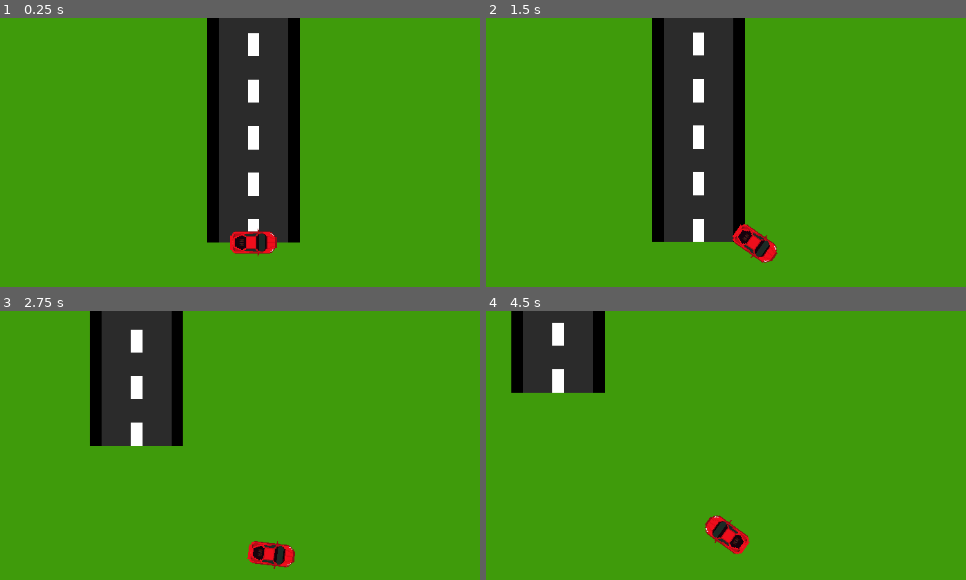
Above: before the commit, frames 1-4 (two rows, left to right).
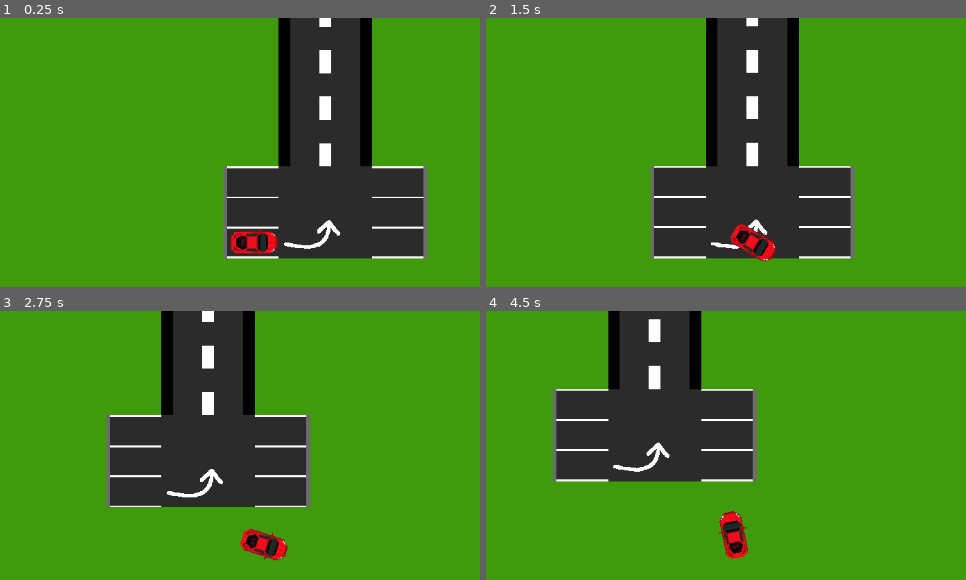
Above: after the commit, the same moments.

Repository: vindognz/RickAstleyDriving
Game: Godot game, scene res://scenes/car.tscn
The game is run twice, just before and just after one commit, with the same random seed, the same clock (stepped at 60 frames per second) and the same inputs. This scene is started directly instead of the project's main scene.
Inputs:
- Up to frame 1 (0.25 s): no input
- Up to frame 2 (1.5 s): tap Enter at 0.5 s; hold Right (right) 0.53-1.28 s; hold Shift (drift) 0.53-1.28 s; hold Down (reverse) from 1.28 s (still down); tap Shift (drift) at 1.35 s
- Up to frame 3 (2.75 s): release Down (reverse) at 2.03 s; hold Right (right) from 2.03 s (still down); hold Shift (drift) from 2.03 s (still down)
- Up to frame 4 (4.5 s): release Right (right) at 2.78 s; release Shift (drift) at 2.78 s; hold W (forward) 2.78-3.53 s; tap Shift (drift) at 2.85, 4.35 s; hold Shift (drift) 3.53-4.28 s; hold Left (left) from 3.53 s (still down)

The runs differ from the first frame. In frame 1, 31% of the frame differs, in the area x 43-90%, y 0-90%; in frame 2, 26%; in frame 3, 28%; in frame 4, 27%.

Commit message:
carpark

Diff:
--- a/scenes/car.tscn
+++ b/scenes/car.tscn
@@ -1,8 +1,9 @@
-[gd_scene load_steps=5 format=3 uid="uid://ct4m78lg3umrx"]
+[gd_scene load_steps=6 format=3 uid="uid://ct4m78lg3umrx"]
 
 [ext_resource type="Script" path="res://scripts/player.gd" id="1_3lbwp"]
 [ext_resource type="Script" path="res://scripts/roadGenerator.gd" id="1_lix4k"]
 [ext_resource type="Texture2D" uid="uid://bc6x30i600jaq" path="res://assets/player/car.png" id="2_o0r6h"]
+[ext_resource type="Texture2D" uid="uid://ciy25k7ivjjtw" path="res://assets/roadTiles/carpark.png" id="4_16012"]
 
 [sub_resource type="RectangleShape2D" id="RectangleShape2D_an6ev"]
 size = Vector2(46.0006, 95.9997)
@@ -30,3 +31,10 @@
 [node name="Camera2D" type="Camera2D" parent="Car"]
 zoom = Vector2(0.7, 0.7)
 position_smoothing_enabled = true
+
+[node name="Carpark" type="Sprite2D" parent="."]
+position = Vector2(374, 478)
+texture = ExtResource("4_16012")
+
+[node name="Marker2D" type="Marker2D" parent="Carpark"]
+position = Vector2(0, -95)
--- a/scripts/player.gd
+++ b/scripts/player.gd
@@ -1,12 +1,12 @@
 extends RigidBody2D
 
-const SPEED = 5
+const SPEED = 2.5
 const MAXt = 0.1
 
 var t = 0.1
 var lastRot = 0
-var lastDir = Vector2.UP
-var friction = 0.75
+var lastDir = Vector2.RIGHT
+var friction = 2
 
 func _process(delta: float) -> void:
 	var direction := Input.get_vector("left", "right", "forward", "reverse")
@@ -16,13 +16,13 @@
 		friction = 0.1
 	else:
 		friction = 2
-		linear_damp = 5
+		linear_damp = 7
 
 	if direction.length() < 0.1:
 		direction = lastDir
-	else:
-		direction = direction.normalized()
-		linear_velocity += direction * SPEED
+
+	direction = direction.normalized()
+	linear_velocity += direction * SPEED
 
 	if lastRot - atan2(direction.y, direction.x) > PI:
 		lastRot -= 2*PI
@@ -39,4 +39,4 @@
 	applyFriction(direction, linear_velocity, delta)
 
 func applyFriction(direction, velocity, deltaTime):
-	linear_velocity += (direction.rotated(PI / 2).dot(velocity.normalized()) * -friction * velocity.length()) * direction.rotated(PI / 2) * deltaTime # chunky boi
+	linear_velocity += (direction.rotated(PI / 2).dot(velocity.normalized()) * -friction * velocity.length()) * direction.rotated(PI / 2) * deltaTime
--- a/scripts/roadGenerator.gd
+++ b/scripts/roadGenerator.gd
@@ -13,6 +13,7 @@
 # carpark that you spawn in facing the way you are forced to spawn in to make it act like im not bad at coding :)
 
 @onready var car: Node2D = $Car
+@onready var carparkMarker: Marker2D = $Carpark/Marker2D
 
 func _ready():
 	genBatch(10)
@@ -30,7 +31,7 @@
 	if newestBranch == null:
 		var tile = straightTile.instantiate()
 		parent.add_child.call_deferred(tile)
-		tile.global_position = car.global_position
+		tile.global_position = carparkMarker.global_position
 		newestBranch = tile.get_child(0).get_child(0)
 	else:
 		if randi_range(1, 50) > corner:
Binary file added: assets/roadTiles/carpark.png
Not shown, added: assets/roadTiles/carpark.png.import
Not shown, changed: assets/roadTiles/highway.xcf
Not shown, added: carpark.xcf
